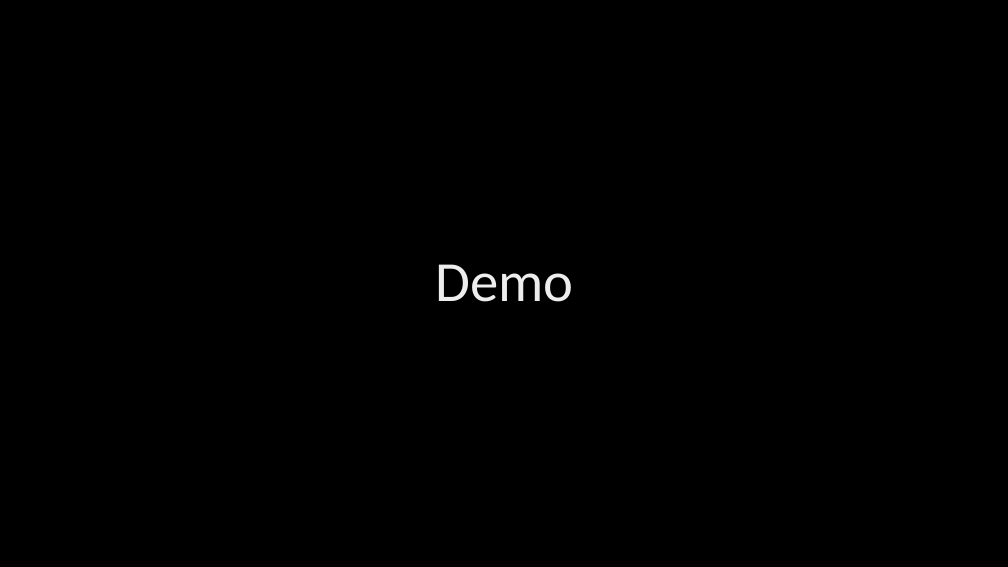
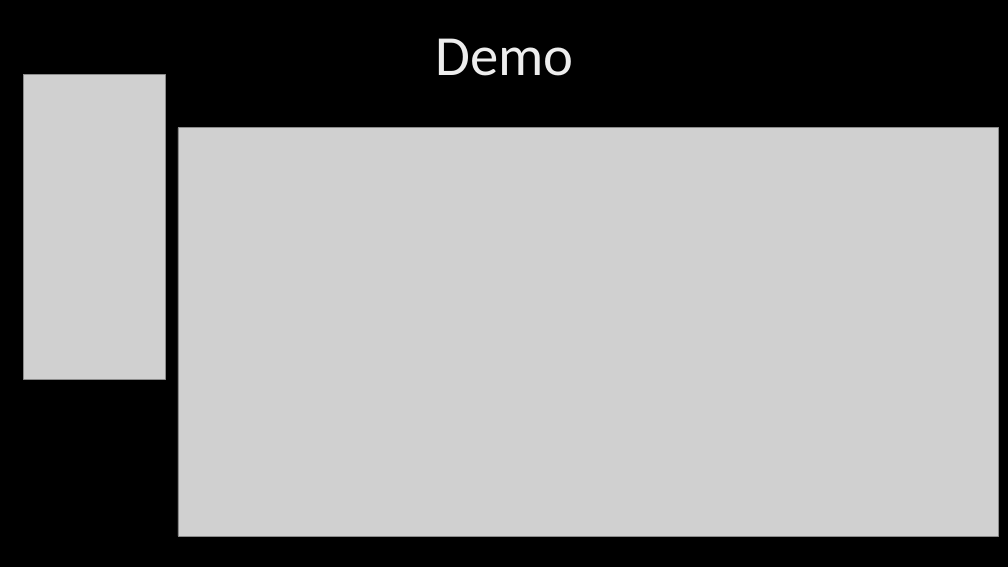
Before and after one commit to DesCoding/NamasteYogi2.0, a slide deck: slide 5 of Assets/NYSlides.pptx. Drawn at 1008x567 pixels with LibreOffice and Linux fonts; fonts in the diff are those of the drawing; grey boxes stand for pictures; background and template pictures are left out. Boxes give left, top, right and bottom in pixels: in the first picture for what was removed or moved away, otherwise in the second. Text is boxed around its words. In the diff, an @@ line names an element or a change of style, - is before the commit and + after.

Commit message:
updating formatting for meditation and yoga pages, added meditation ul to html and guide users through practice, added demo image for read me, updated power point slides, refined read me info to meet project criteria

```diff
--- a/Assets/NYSlides.pptx
+++ b/Assets/NYSlides.pptx
@@ title "Demo": place and size @@
-title "Demo" at [435,264,573,302]
+title "Demo" at [435,38,573,76]
@@ picture added at [24,74,166,380] @@
@@ picture added at [178,128,998,537] @@
```
Also in this commit, not shown: 3 other slides changed, 5 other files.
